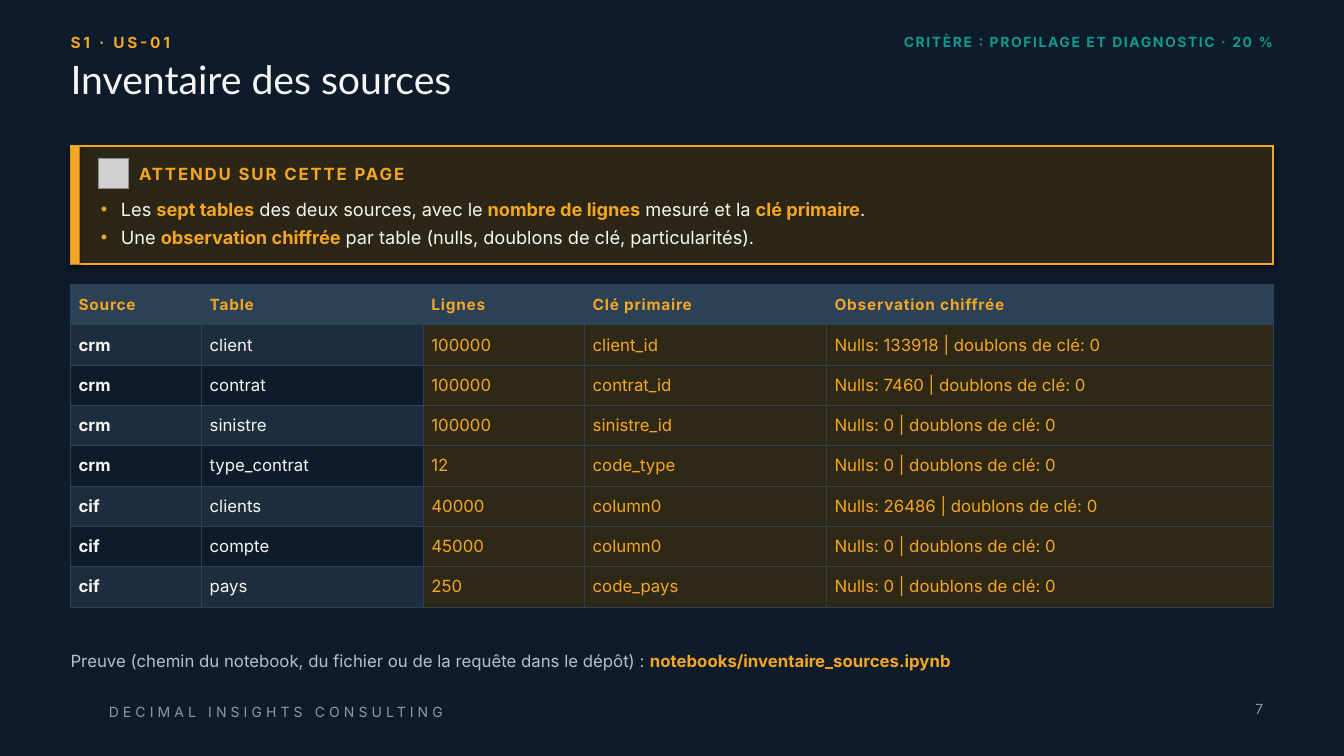
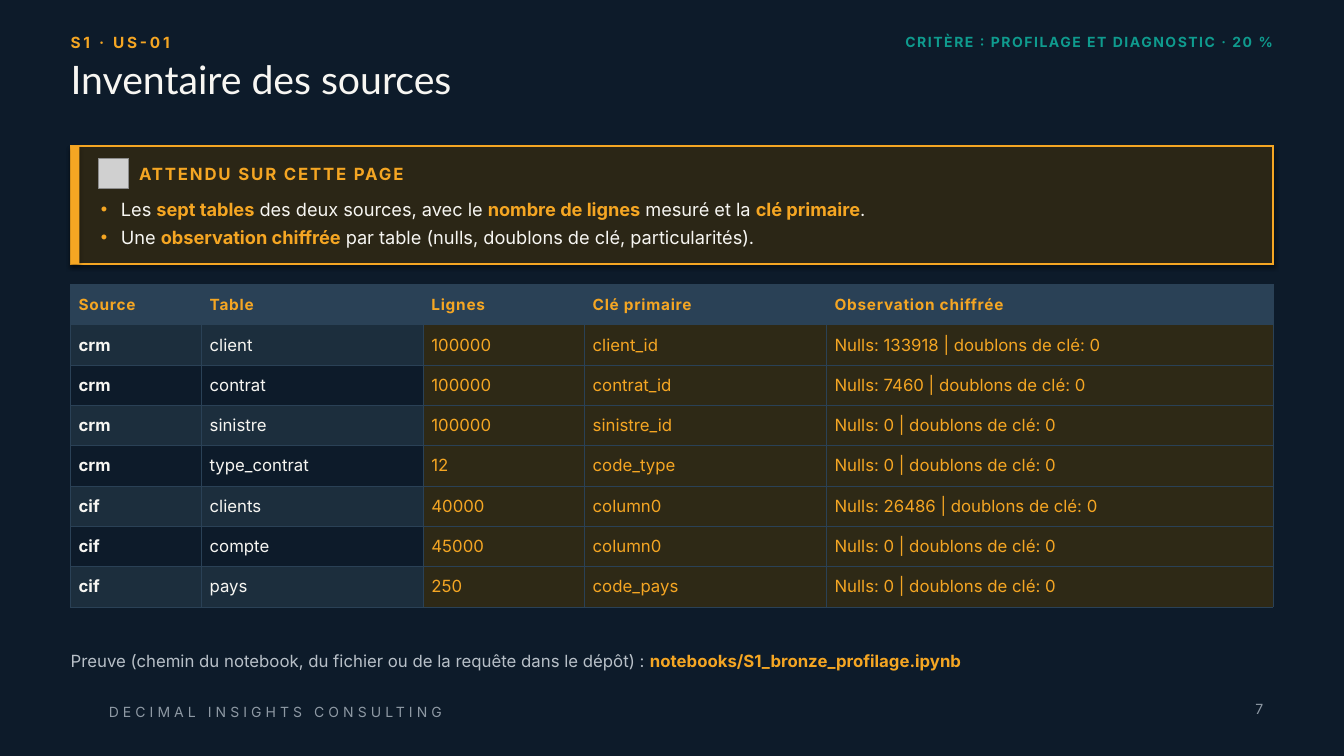
Before and after one commit to 0TRDavid/td-qualite-g00, a slide deck: slide 7 of livrables/Livrable_Groupe_TD_AssurConnect.pptx. Drawn at 1344x756 pixels with LibreOffice and Linux fonts; fonts in the diff are those of the drawing; grey boxes stand for pictures; background and template pictures are left out. Boxes give left, top, right and bottom in pixels: in the first picture for what was removed or moved away, otherwise in the second. Text is boxed around its words. In the diff, an @@ line names an element or a change of style, - is before the commit and + after.

```diff
--- a/livrables/Livrable_Groupe_TD_AssurConnect.pptx
+++ b/livrables/Livrable_Groupe_TD_AssurConnect.pptx
@@ text "S1 · US-01" at (71,36,169,48): letter spacing 2 to 1.9 pt @@
@@ text at (71,654,961,671): text changed @@
-Preuve (chemin du notebook, du fichier ou de la requête dans le dépôt) : notebooks/inventaire_sources.ipynb
+Preuve (chemin du notebook, du fichier ou de la requête dans le dépôt) : notebooks/S1_bronze_profilage.ipynb
@@ text "DECIMAL INSIGHTS CONSULTING" at (109,696,613,728): letter spacing 3 to 2.9 pt @@
```
Also in this commit, not shown: 46 other slides changed, 3 other files.
